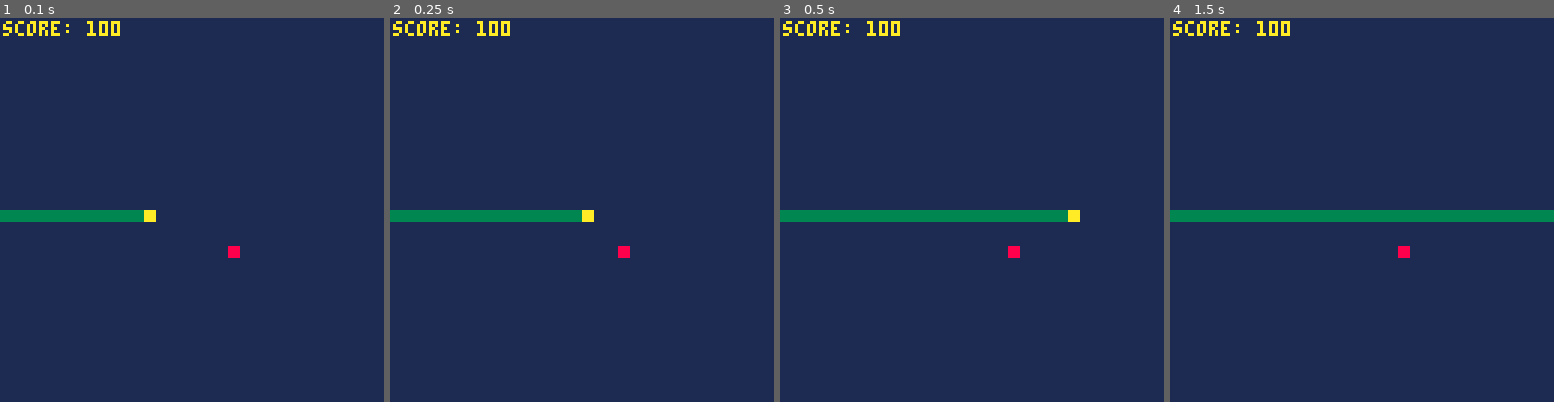
Above: before the commit, frames 1-4 (left to right).
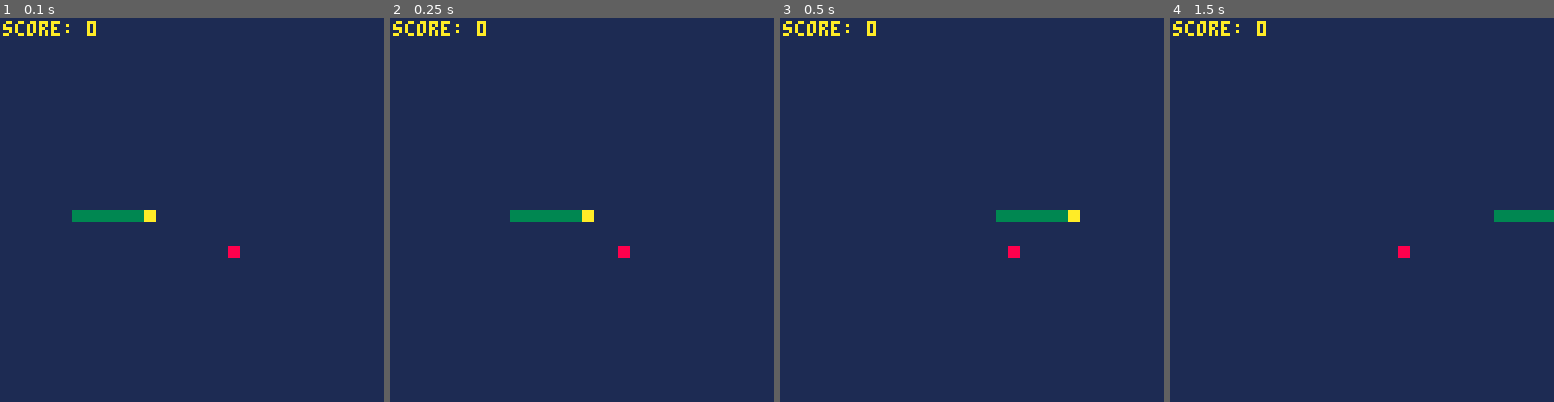
Above: after the commit, the same moments.

Repository: erikyuzwa/snake-pico8
Game: PICO-8 cartridge snake.p8
Two runs of this game, one before a commit and one after it. Both use one fixed random seed, a clock stepped at 60 frames per second and the inputs below.
Inputs:
- Up to frame 1 (0.1 s): no input
- Up to frame 2 (0.25 s): no input
- Up to frame 3 (0.5 s): no input
- Up to frame 4 (1.5 s): no input

The runs differ from the first frame. In frame 1, 0.8% of the frame differs, in the area x 0-32%, y 0-54%; in frame 2, 1.2%; in frame 3, 2.0%; in frame 4, 2.8%, in the area x 0-85%, y 0-54%.

Commit message:
Update snake.p8
restore sane defaults

Diff:
--- a/snake.p8
+++ b/snake.p8
@@ -10,7 +10,7 @@
 
 tile_num=32
 tile_size=128/tile_num
-score=100
+score=0
 
 fruit={}
 fruit.x=0
@@ -118,7 +118,7 @@
  x_dir=1
 
  -- set default snake tail
- for i=2,60 do
+ for i=2,7 do
   x[i]=((x[i-1]/tile_size)-1)*tile_size
   y[i]=y[1]
  end
